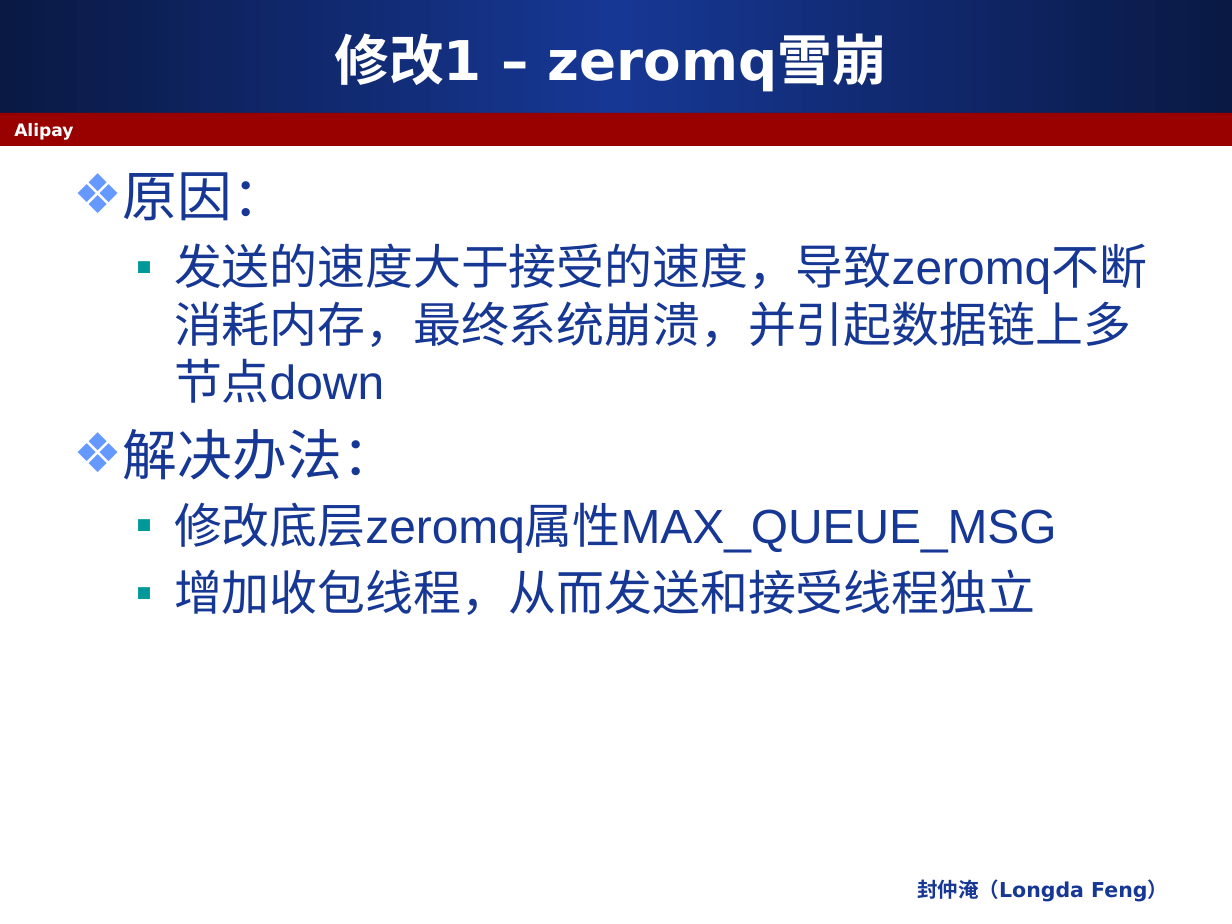
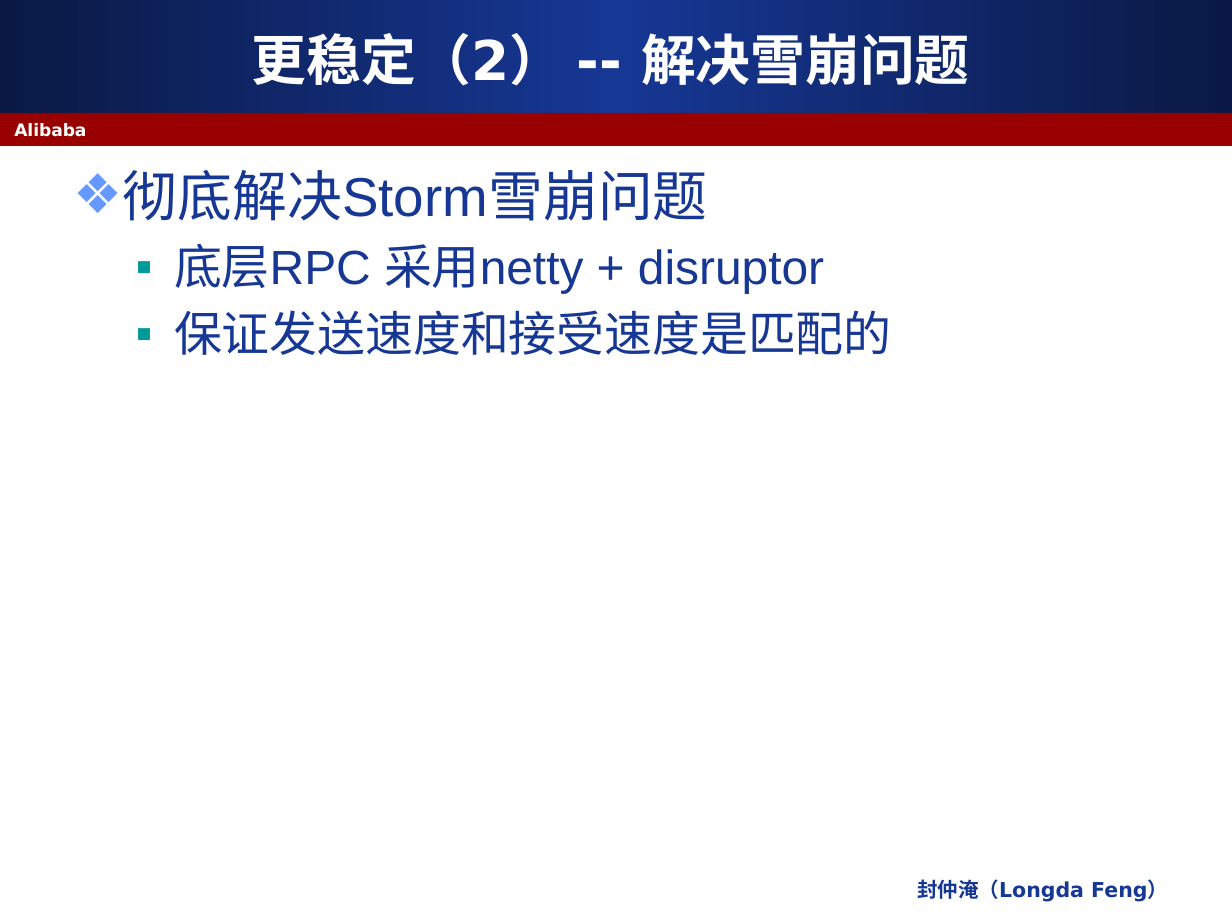
Before and after one commit to apache/storm, a slide deck: slide 15 of docs/JStorm 介绍.pptx (slide 5 before the commit). Drawn at 1232x924 pixels with LibreOffice and Linux fonts; fonts in the diff are those of the drawing. Boxes give left, top, right and bottom in pixels: in the first picture for what was removed or moved away, otherwise in the second. Text is boxed around its words. In the diff, an @@ line names an element or a change of style, - is before the commit and + after.

```diff
--- a/docs/JStorm 介绍.pptx
+++ b/docs/JStorm 介绍.pptx
@@ title at (252, 33, 970, 86): text changed @@
-修改1 – zeromq雪崩
+更稳定（2） -- 解决雪崩问题
@@ text at (14, 123, 86, 137): text changed @@
-Alipay
+Alibaba
@@ text at (123, 170, 892, 355): text changed @@
-❖ 原因：
-  ▪ 发送的速度大于接受的速度，导致zeromq不断消耗内存，最终系统崩溃，并引起数据链上多节点down
-❖ 解决办法：
-  ▪ 修改底层zeromq属性MAX_QUEUE_MSG
-  ▪ 增加收包线程，从而发送和接受线程独立
+❖ 彻底解决Storm雪崩问题
+  ▪ 底层RPC 采用netty + disruptor
+  ▪ 保证发送速度和接受速度是匹配的
```
Also in this commit, not shown: 5 other slides changed, 29 slides added, 3 slides removed, 7 other files.
